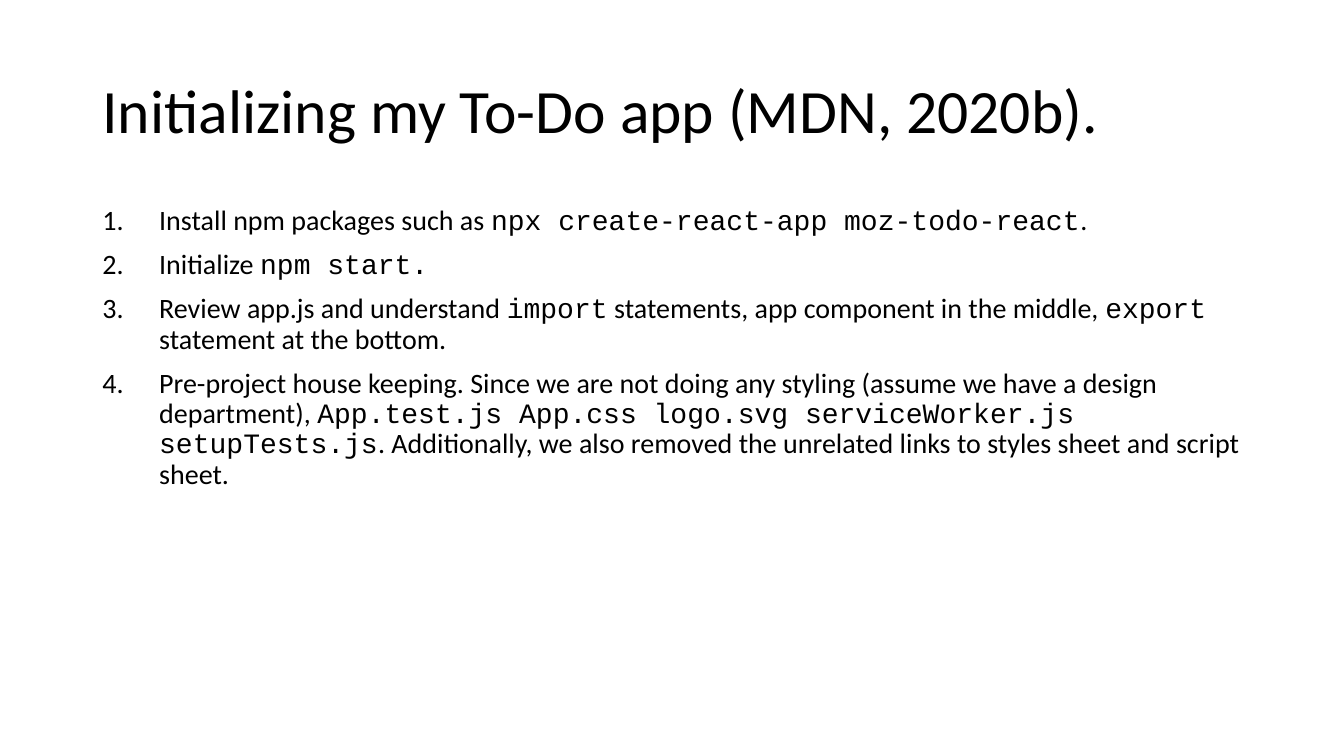
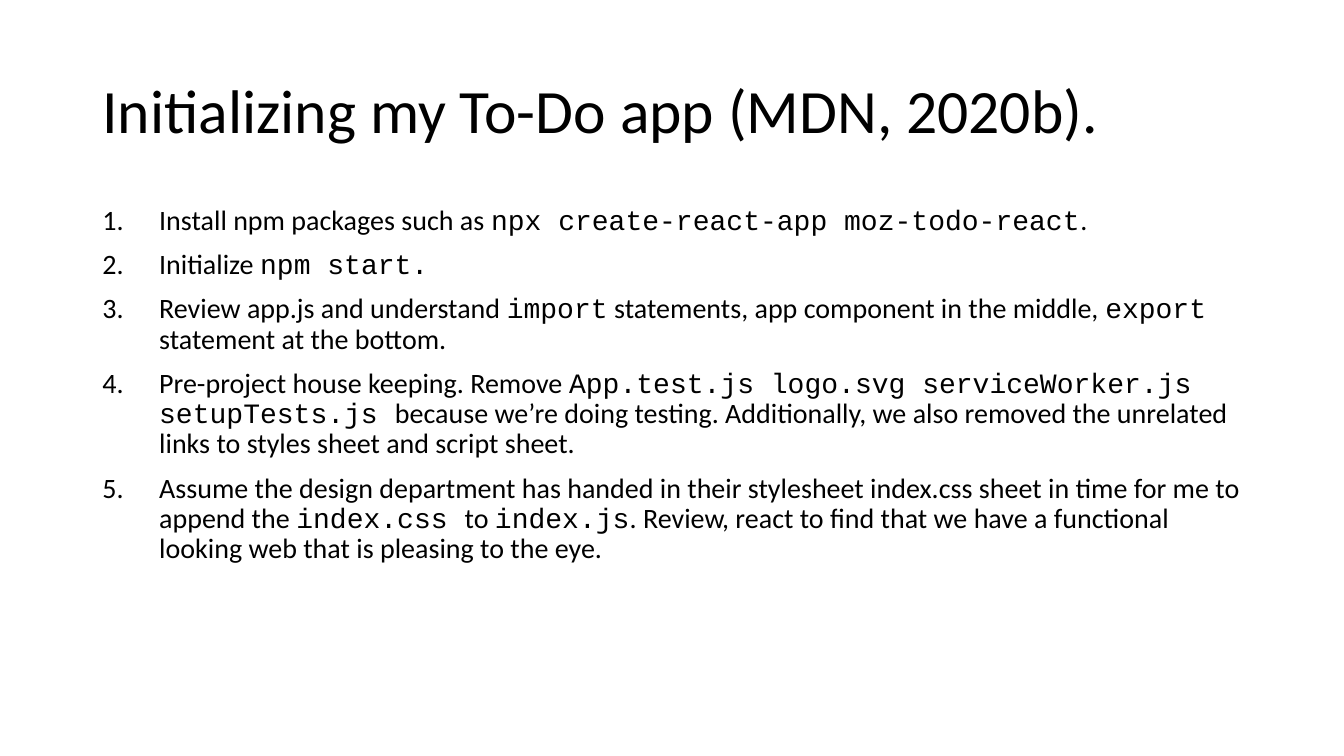
Before and after one commit to jia-von/react-app-planning-assignment, a slide deck: slide 4 of To-Do-App-Illustrations/React To-Do Planning Assignment.pptx (slide 3 before the commit). Drawn at 1344x756 pixels with LibreOffice and Linux fonts; fonts in the diff are those of the drawing. Boxes give left, top, right and bottom in pixels: in the first picture for what was removed or moved away, otherwise in the second. Text is boxed around its words. In the diff, an @@ line names an element or a change of style, - is before the commit and + after.

Commit message:
completed PowerPoint how each component is linked to one another to create a fully functional application

```diff
--- a/To-Do-App-Illustrations/React To-Do Planning Assignment.pptx
+++ b/To-Do-App-Illustrations/React To-Do Planning Assignment.pptx
@@ text at (x1=159, y1=373, x2=1239, y2=563): text changed @@
-4. Pre-project house keeping. Since we are not doing any styling (assume we have a design department), App.test.js App.css logo.svg serviceWorker.js setupTests.js. Additionally, we also removed the unrelated links to styles sheet and script sheet.
+4. Pre-project house keeping. Remove App.test.js logo.svg serviceWorker.js setupTests.js because we’re doing testing. Additionally, we also removed the unrelated links to styles sheet and script sheet.
+5. Assume the design department has handed in their stylesheet index.css sheet in time for me to append the index.css to index.js. Review, react to find that we have a functional looking web that is pleasing to the eye.
```
Also in this commit, not shown: 4 other slides changed, 1 slide added, 3 other files.
